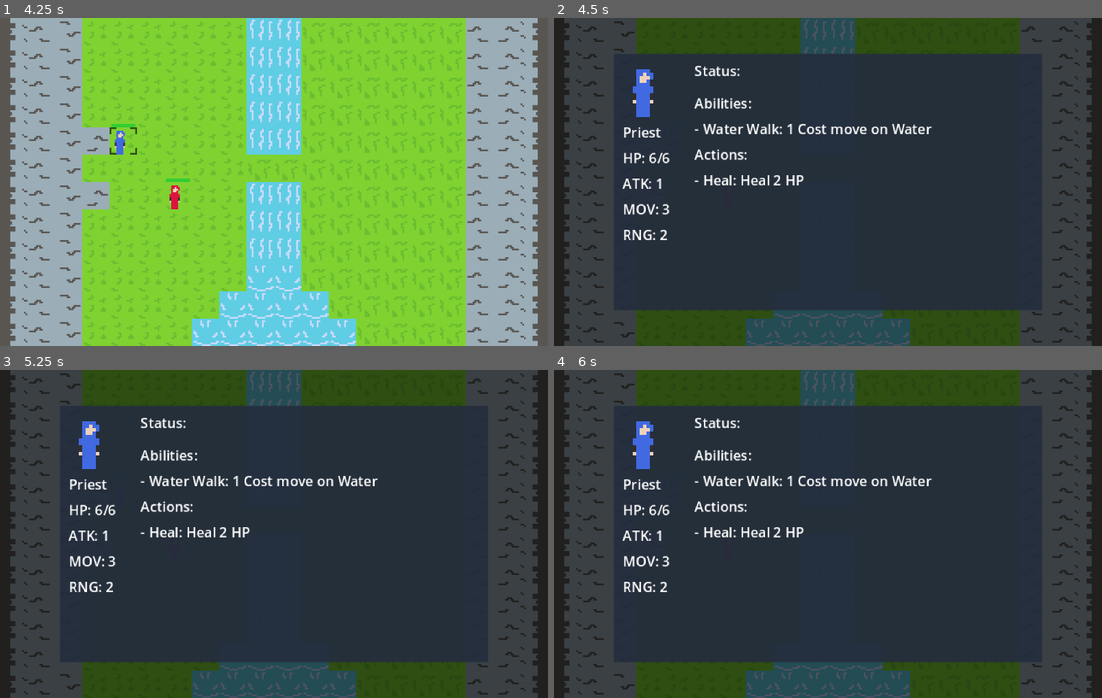
Above: before the commit, frames 1-4 (two rows, left to right).
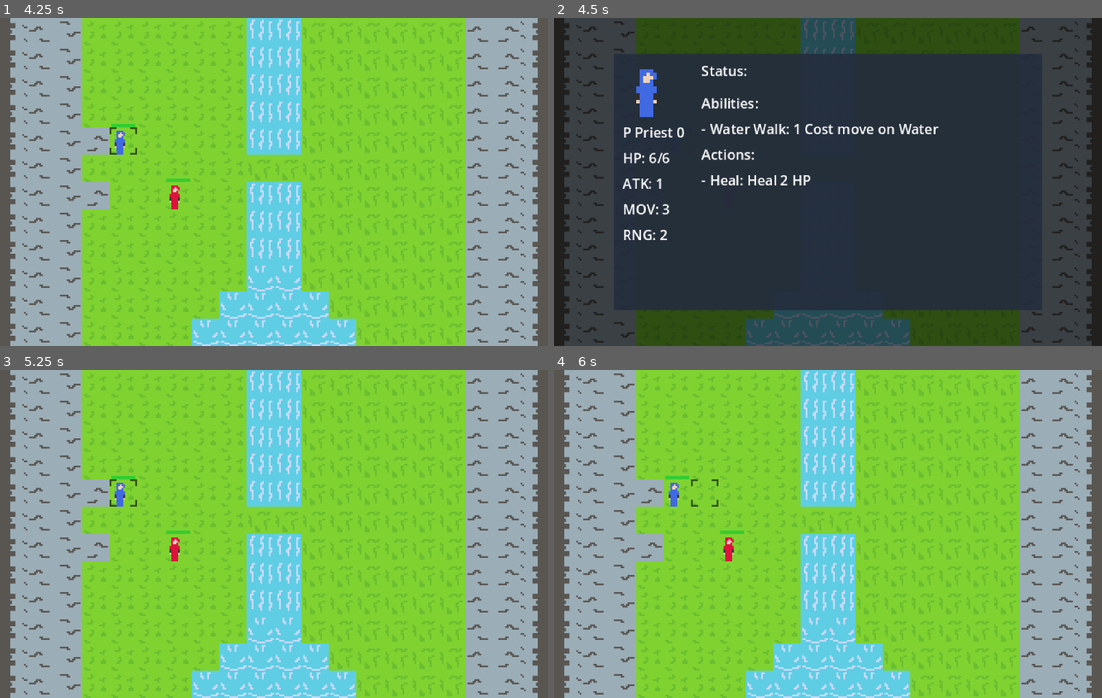
Above: after the commit, the same moments.

Repository: gui-stefanini/basictrpg
Game: Godot game, scene res://Scenes/InGame/game_manager.tscn
The game is run twice, just before and just after one commit, with the same random seed, the same clock (stepped at 60 frames per second) and the same inputs. This scene is started directly instead of the project's main scene.
Inputs (mouse positions are in pixels of both pictures, inside the frame that each line leads up to):
- Up to frame 1 (4.25 s): tap Enter at 0.5 s; move the mouse to (394, 165) at 0.52 s; hold Right (move_right) 0.53-1.28 s; tap A (info) at 0.6, 1.55, 2.1, 2.85, 3.8 s; click (394, 165) at 0.67 s; tap Escape (start) at 1.25, 2.75 s; move the mouse to (164, 198) at 1.27 s; hold Down (move_down) 1.28-2.03 s; tap Z (confirm) at 1.35, 2, 3.5, 3.6 s; move the mouse to (328, 109) at 2.02 s; hold Right (move_right) 2.03-2.78 s; move the mouse to (246, 247) at 2.77 s; hold Up (move_up) 2.78-3.53 s; click (246, 247) at 2.92 s; move the mouse to (438, 231) at 3.52 s; hold Q (left_trigger) from 3.53 s (still down); tap X (cancel) at 4.15 s
- Up to frame 2 (4.5 s): keep holding Q (left_trigger); move the mouse to (663, 132) at 4.27 s; tap A (info) at 4.35 s
- Up to frame 3 (5.25 s): tap Escape (start) at 5 s; move the mouse to (301, 534) at 5.02 s; release Q (left_trigger) at 5.03 s; hold Down (move_down) from 5.03 s (still down); tap A (info) at 5.1 s; click (301, 534) at 5.17 s
- Up to frame 4 (6 s): move the mouse to (745, 452) at 5.77 s; release Down (move_down) at 5.78 s; hold Right (move_right) from 5.78 s (still down); tap Z (confirm) at 5.85 s

Frame 1 is identical in both runs. In frame 2, 2.3% of the frame differs, in the area x 14-71%, y 14-52%; in frame 3, 100%, in the area x 0-100%, y 0-100%; in frame 4, 100%.

Commit message:
Ver 1.0.1.11 - Pre
Info Screen implemented

Diff:
--- a/Scripts/GameScripts/HUD/info_screen.gd
+++ b/Scripts/GameScripts/HUD/info_screen.gd
@@ -76,7 +76,7 @@
 		Unit.Factions.ENEMY:
 			UnitSprite.material.set_shader_parameter("new_color", CurrentUnit.EnemyFactionColor)
 
-	NameLabel.text = CurrentUnit.Data.Name
+	NameLabel.text = CurrentUnit.name
 	HPLabel.text = "HP: %d/%d" % [CurrentUnit.CurrentHP, CurrentUnit.MaxHP]
 	AttackLabel.text = "ATK: %d" % CurrentUnit.AttackPower
 	MoveLabel.text = "MOV: %d" % CurrentUnit.MoveRange
@@ -120,10 +120,13 @@
 			new_label.label_settings = NameLabel.label_settings
 			ActionContainer.add_child(new_label)
 
+func UpdateCursor(manager: GameManager):
+	var unit_tile: Vector2i = manager.GroundGrid.local_to_map(CurrentUnit.global_position)
+	manager.UpdateCursor(unit_tile)
 ##############################################################
 #                      3.0 Signal Functions                  #
 ##############################################################
-func _on_input_received(action: String):
+func _on_input_received(manager: GameManager, action: String):
 	if not visible:
 		return
 
@@ -133,10 +136,12 @@
 		"next":
 			CurrentUnitIndex = (CurrentUnitIndex + 1) % AllUnits.size()
 			CurrentUnit = AllUnits[CurrentUnitIndex]
+			UpdateCursor(manager)
 			UpdatePanel()
 		"previous":
 			CurrentUnitIndex = (CurrentUnitIndex - 1 + AllUnits.size()) % AllUnits.size()
 			CurrentUnit = AllUnits[CurrentUnitIndex]
+			UpdateCursor(manager)
 			UpdatePanel()
 
 func _on_unit_spawned(unit: Unit):
--- a/Scripts/GameScripts/Managers/game_manager.gd
+++ b/Scripts/GameScripts/Managers/game_manager.gd
@@ -14,13 +14,13 @@
 #@warning_ignore("unused_signal")
 #signal confirm_passed()
 @warning_ignore("unused_signal")
-signal cancel_passed()
+signal cancel_passed(manager: GameManager)
 @warning_ignore("unused_signal")
-signal info_passed()
+signal info_passed(manager: GameManager)
 @warning_ignore("unused_signal")
-signal left_trigger_passed()
+signal left_trigger_passed(manager: GameManager)
 @warning_ignore("unused_signal")
-signal right_trigger_passed()
+signal right_trigger_passed(manager: GameManager)
 #@warning_ignore("unused_signal")
 #signal direction_passed(direction: Vector2i)
 ##############################################################
@@ -63,6 +63,7 @@
 
 var PlayerUnits: Array[Unit] = []
 var EnemyUnits: Array[Unit] = []
+var AllUnits: Array[Unit] = []
 var UnitsWhoHaveActed: Array[Unit] = []
 
 var TurnNumber: int = 0
@@ -136,8 +137,7 @@
 	return grid_rect.has_point(tile)
 
 func GetUnitAtTile(tile_pos: Vector2i) -> Unit:
-	var all_units : Array[Unit] = PlayerUnits + EnemyUnits
-	for unit in all_units:
+	for unit in AllUnits:
 		if GroundGrid.local_to_map(unit.global_position) == tile_pos:
 			return unit
 	return null
@@ -195,6 +195,7 @@
 			PlayerUnits.append(new_unit)
 		Unit.Factions.ENEMY:
 			EnemyUnits.append(new_unit)
+	AllUnits = PlayerUnits + EnemyUnits
 
 	var occupied_tiles = MyMoveManager.GetOccupiedTiles()
 	if occupied_tiles.has(spawn_pos):
@@ -330,7 +331,7 @@
 
 func _on_cancel_pressed():
 	if CurrentGameState == GameState.HUD:
-		cancel_passed.emit
+		cancel_passed.emit(self)
 		return
 	if not CurrentGameState == GameState.PLAYER_TURN:
 		return
@@ -361,7 +362,7 @@
 
 func _on_info_pressed():
 	if CurrentGameState == GameState.HUD:
-		info_passed.emit
+		info_passed.emit(self)
 		return
 	if not CurrentGameState == GameState.PLAYER_TURN:
 		return
@@ -377,35 +378,28 @@
 func on_trigger_pressed(direction : int):
 	if CurrentGameState == GameState.HUD:
 		if direction == -1:
-			left_trigger_passed.emit
+			left_trigger_passed.emit(self)
 		elif direction == 1:
-			right_trigger_passed.emit
-		return
-
+			right_trigger_passed.emit(self)
+		return
 	if not CurrentGameState == GameState.PLAYER_TURN:
 		return
 	if CurrentSubState != SubState.UNIT_SELECTION_PHASE and CurrentSubState != SubState.TARGETING_PHASE:
 		return
 
 	var unit_on_tile = GetUnitAtTile(MyCursor.TilePosition)
-	var unit_faction_array: Array[Unit] = []
 	var next_unit: Unit = null
 
 	if unit_on_tile == null:
-		next_unit = PlayerUnits[0]
+		next_unit = AllUnits[0]
 		UpdateCursor(GroundGrid.local_to_map(next_unit.global_position))
 		return
 
-	if unit_on_tile in PlayerUnits:
-		unit_faction_array = PlayerUnits
-	elif unit_on_tile in EnemyUnits:
-		unit_faction_array = EnemyUnits
-
-	var current_index = unit_faction_array.find(unit_on_tile)
-	var array_size = unit_faction_array.size()
+	var current_index = AllUnits.find(unit_on_tile)
+	var array_size = AllUnits.size()
 	var next_index = (current_index + direction + array_size) % array_size
 
-	next_unit = unit_faction_array[next_index]
+	next_unit = AllUnits[next_index]
 	UpdateCursor(GroundGrid.local_to_map(next_unit.global_position))
 
 func _on_direction_pressed(direction: Vector2i):
@@ -444,6 +438,8 @@
 		PlayerUnits.erase(unit)
 	elif unit in EnemyUnits:
 		EnemyUnits.erase(unit)
+	AllUnits = PlayerUnits + EnemyUnits
+
 	unit_removed.emit(unit)
 	unit_died.emit(unit)
 	unit.queue_free()
